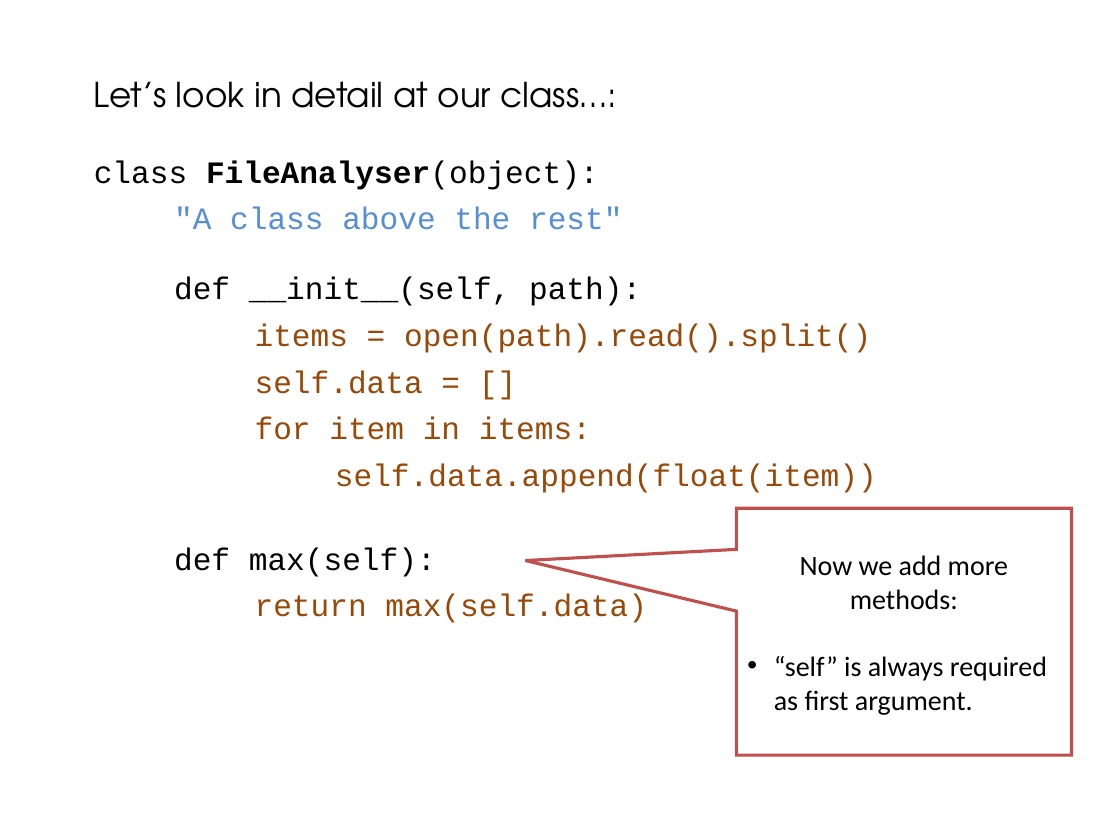
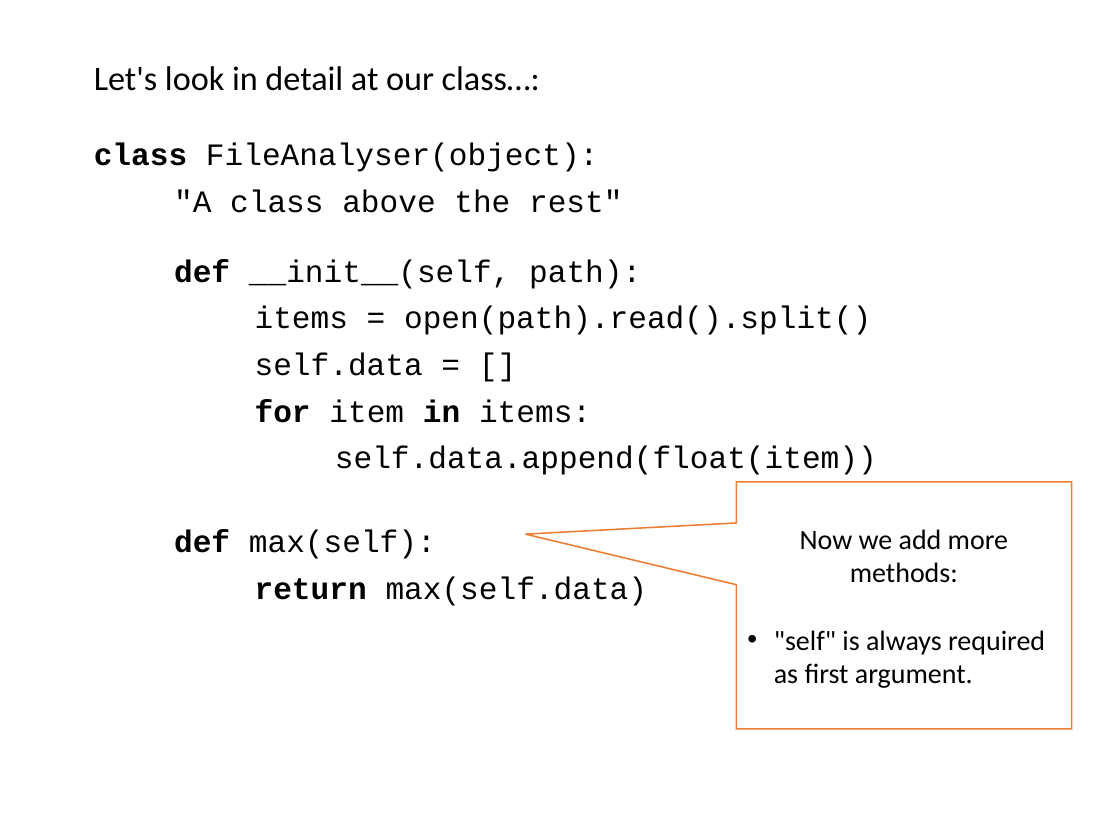
Before and after one commit to ncasuk/ncas-isc, a slide deck: slide 10 of python/presentations/learning_python/22_ceda-oop.ppt. Drawn at 1120x840 pixels with LibreOffice and Linux fonts; fonts in the diff are those of the drawing; background and template pictures are left out. Boxes give left, top, right and bottom in pixels: in the first picture for what was removed or moved away, otherwise in the second. Text is boxed around its words. In the diff, an @@ line names an element or a change of style, - is before the commit and + after.

```diff
--- a/python/presentations/learning_python/22_ceda-oop.ppt
+++ b/python/presentations/learning_python/22_ceda-oop.ppt
@@ text "Let's look in detail at ...": place and size @@
-text "Let's look in detail at ..." at [94,81,877,623]
+text "Let's look in detail at ..." at [94,66,877,606]
@@ text at [94,66,540,91]: text changed; font TeX Gyre Adventor to Calibri @@
-Let’s look in detail at our class…:
+Let's look in detail at our class…:
@@ text at [94,143,877,606]: bold on in "class", "def", "for in", "def" and 1 more places; bold off in "FileAnalyser(object):"; text colour #558ED5 to #000000 in ""A class above the rest""; text colour #984807 to #000000 in "items = open(path).read().split()", "self.data = []", "for item in items:", "self.data.append(float(item))" and 1 more places @@
@@ speech box "Now we add more methods:": place and size @@
-speech box "Now we add more methods:" at [736,508,1071,755]
+speech box "Now we add more methods:" at [736,482,1071,729]
@@ speech box "Now we add more methods:" at [736,482,1071,729]: outline #C0504D 2.01 pt to #ED7D31 0.99 pt @@
@@ text in speech box at [774,630,1045,688]: text changed @@
-• “self” is always required as first argument.
+• "self" is always required as first argument.
```
Also in this commit, not shown: 13 other slides changed, 4 other files.
